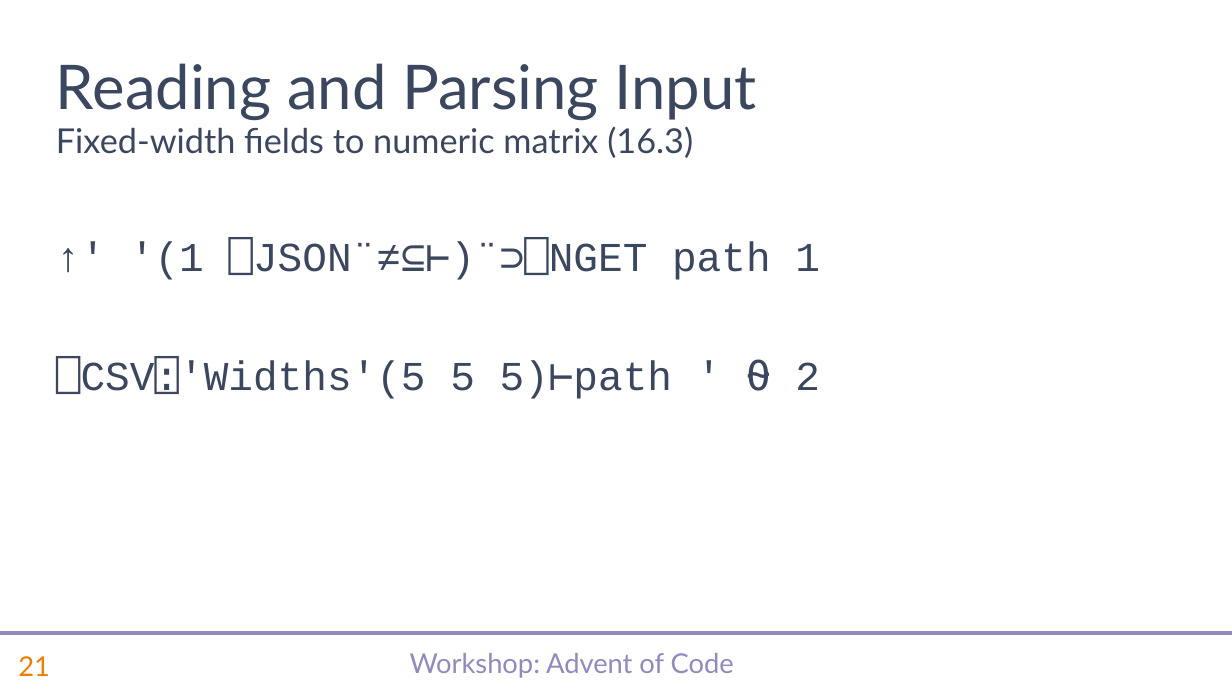
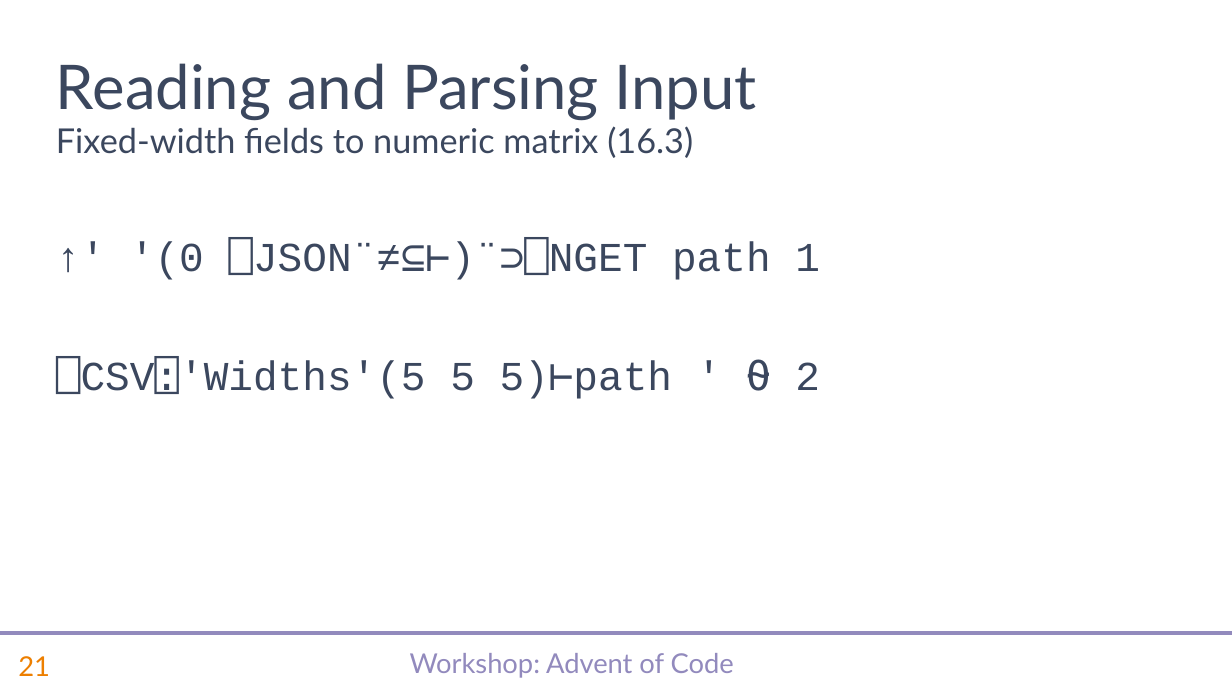
Before and after one commit to abrudz/SimCorp, a slide deck: slide 22 of aoc/slides2.pptx. Drawn at 1232x693 pixels with LibreOffice and Linux fonts; fonts in the diff are those of the drawing; background and template pictures are left out. Boxes give left, top, right and bottom in pixels: in the first picture for what was removed or moved away, otherwise in the second. Text is boxed around its words. In the diff, an @@ line names an element or a change of style, - is before the commit and + after.

```diff
--- a/aoc/slides2.pptx
+++ b/aoc/slides2.pptx
@@ text at (x1=130, y1=241, x2=820, y2=280): text changed @@
-↑' '(1 ⎕JSON¨≠⊆⊢)¨⊃⎕NGET path 1
+↑' '(0 ⎕JSON¨≠⊆⊢)¨⊃⎕NGET path 1
```
Also in this commit, not shown: 2 other slides changed, 1 other file.
